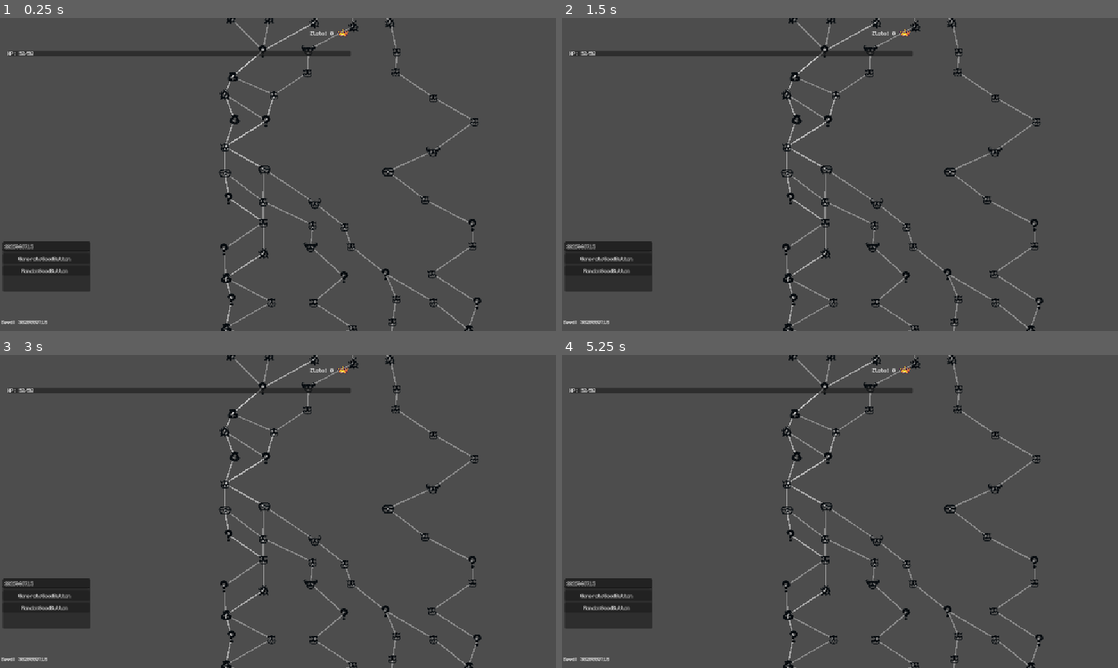
Above: before the commit, frames 1-4 (two rows, left to right).
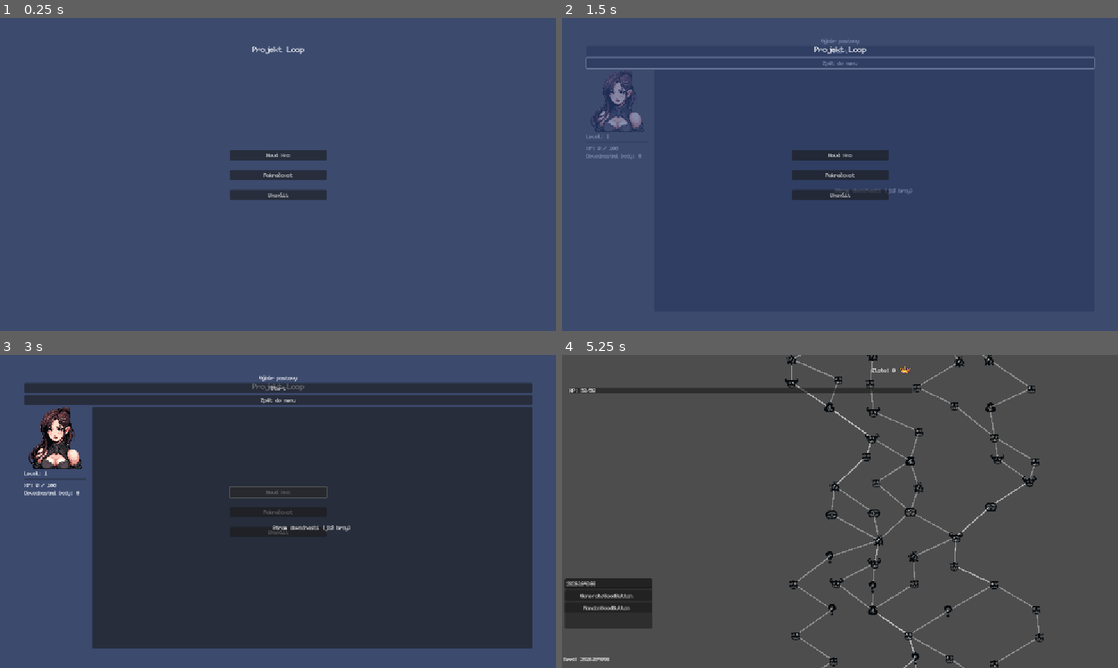
Above: after the commit, the same moments.

Repository: Nasshor01/Projekt-Loop
Game: Godot game, scene res://main.tscn
Same seed, same stepped clock (60 frames per second), same inputs: the game is played once before the commit and once after it.
Inputs (mouse positions are in pixels of both pictures, inside the frame that each line leads up to):
- Up to frame 1 (0.25 s): no input
- Up to frame 2 (1.5 s): click (840, 155) at 0.5 s, where only the run after the commit has a clickable "Nová Hra"; click (840, 61) at 1.25 s, where only the run after the commit has a clickable "Zpět do menu"
- Up to frame 3 (3 s): click (278, 398) at 2 s, where only the run after the commit has a clickable "Zpět do menu"; click (278, 492) at 2.75 s, where only the run after the commit has a clickable "Nová Hra"
- Up to frame 4 (5.25 s): click (840, 511) at 3.5 s, where only the run after the commit has a clickable "Pokračovat"; click (840, 530) at 4.25 s, where only the run after the commit has a clickable "Ukončit"; click (840, 386) at 5 s, where only the run after the commit has a clickable "Start"

The runs differ from the first frame. In frame 1, 100% of the frame differs, in the area x 0-100%, y 0-100%; in frame 2, 100%; in frame 3, 98%; in frame 4, 4.9%.

Commit message:
přidaný nový savemanager, mainmenu, opravvy v gamemanageru a spousty noveho kontentu

Diff:
--- a/project.godot
+++ b/project.godot
@@ -23,6 +23,7 @@
 
 PlayerData="*res://scripts/autoload/PlayerData.gd"
 GameManager="*res://scripts/autoload/GameManager.gd"
+SaveManager="*res://scripts/autoload/SaveManager.gd"
 
 [display]
 
--- /dev/null
+++ b/scenes/CharSelect/CharacterScreen.gd
@@ -0,0 +1,35 @@
+# Soubor: scenes/ui/CharacterScreen.gd (NOVÝ SKRIPT)
+extends Control
+
+# Cesty k uzlům, ujisti se, že odpovídají tvé scéně
+@onready var level_label: Label = $MarginContainer/VBoxContainer/HSplitContainer/LeftPanel/LevelLabel
+@onready var xp_bar: ProgressBar = $MarginContainer/VBoxContainer/HSplitContainer/LeftPanel/XPBar
+@onready var xp_label: Label = $MarginContainer/VBoxContainer/HSplitContainer/LeftPanel/XPLabel
+@onready var points_label: Label = $MarginContainer/VBoxContainer/HSplitContainer/LeftPanel/PointsLabel
+@onready var start_button: Button = $MarginContainer/VBoxContainer/VBoxContainer/StartButton
+@onready var back_button: Button = $MarginContainer/VBoxContainer/VBoxContainer/BackButton
+
+func _ready():
+	start_button.pressed.connect(_on_start_pressed)
+	back_button.pressed.connect(_on_back_pressed)
+	update_display()
+
+func update_display():
+	# Načteme data ze SaveManageru
+	var meta = SaveManager.meta_progress
+	var xp_needed = SaveManager.get_xp_for_next_level()
+
+	# Aktualizujeme UI
+	level_label.text = "Level: %d" % meta.player_level
+	points_label.text = "Dovednostní body: %d" % meta.skill_points
+	xp_label.text = "XP: %d / %d" % [meta.total_xp, xp_needed]
+
+	# Nastavíme ProgressBar
+	xp_bar.max_value = xp_needed
+	xp_bar.value = meta.total_xp
+
+func _on_start_pressed():
+	GameManager.start_new_run()
+
+func _on_back_pressed():
+	get_tree().change_scene_to_file("res://scenes/ui/MainMenu.tscn")
--- /dev/null
+++ b/scenes/CharSelect/CharacterScreen.tscn
@@ -0,0 +1,88 @@
+[gd_scene load_steps=3 format=3 uid="uid://bvyeogw4m1mmk"]
+
+[ext_resource type="Script" uid="uid://c68st28udgsme" path="res://scenes/CharSelect/CharacterScreen.gd" id="1_ao84h"]
+[ext_resource type="Texture2D" uid="uid://dxwv0ss2gox45" path="res://art/icons/20.png" id="2_7b6ns"]
+
+[node name="CharacterScreen" type="Control"]
+layout_mode = 3
+anchors_preset = 15
+anchor_right = 1.0
+anchor_bottom = 1.0
+grow_horizontal = 2
+grow_vertical = 2
+script = ExtResource("1_ao84h")
+
+[node name="Background" type="TextureRect" parent="."]
+layout_mode = 1
+anchors_preset = 15
+anchor_right = 1.0
+anchor_bottom = 1.0
+grow_horizontal = 2
+grow_vertical = 2
+
+[node name="MarginContainer" type="MarginContainer" parent="."]
+layout_mode = 1
+anchors_preset = 15
+anchor_right = 1.0
+anchor_bottom = 1.0
+grow_horizontal = 2
+grow_vertical = 2
+theme_override_constants/margin_left = 50
+theme_override_constants/margin_top = 50
+theme_override_constants/margin_right = 50
+theme_override_constants/margin_bottom = 50
+
+[node name="VBoxContainer" type="VBoxContainer" parent="MarginContainer"]
+layout_mode = 2
+
+[node name="VBoxContainer" type="VBoxContainer" parent="MarginContainer/VBoxContainer"]
+layout_mode = 2
+
+[node name="TitleLabel" type="Label" parent="MarginContainer/VBoxContainer/VBoxContainer"]
+layout_mode = 2
+text = "Výběr postavy"
+horizontal_alignment = 1
+
+[node name="StartButton" type="Button" parent="MarginContainer/VBoxContainer/VBoxContainer"]
+layout_mode = 2
+text = "Start"
+
+[node name="BackButton" type="Button" parent="MarginContainer/VBoxContainer/VBoxContainer"]
+layout_mode = 2
+text = "Zpět do menu"
+
+[node name="HSplitContainer" type="HSplitContainer" parent="MarginContainer/VBoxContainer"]
+custom_minimum_size = Vector2(0, 500)
+layout_mode = 2
+
+[node name="LeftPanel" type="VBoxContainer" parent="MarginContainer/VBoxContainer/HSplitContainer"]
+layout_mode = 2
+
+[node name="Portrait" type="TextureRect" parent="MarginContainer/VBoxContainer/HSplitContainer/LeftPanel"]
+layout_mode = 2
+texture = ExtResource("2_7b6ns")
+
+[node name="LevelLabel" type="Label" parent="MarginContainer/VBoxContainer/HSplitContainer/LeftPanel"]
+layout_mode = 2
+text = "Level: 1"
+
+[node name="XPBar" type="ProgressBar" parent="MarginContainer/VBoxContainer/HSplitContainer/LeftPanel"]
+layout_mode = 2
+step = 1.0
+show_percentage = false
+
+[node name="XPLabel" type="Label" parent="MarginContainer/VBoxContainer/HSplitContainer/LeftPanel"]
+layout_mode = 2
+text = "XP: 0 / 100"
+
+[node name="PointsLabel" type="Label" parent="MarginContainer/VBoxContainer/HSplitContainer/LeftPanel"]
+layout_mode = 2
+text = "Dovednostní body: 0"
+
+[node name="RightPanel" type="PanelContainer" parent="MarginContainer/VBoxContainer/HSplitContainer"]
+layout_mode = 2
+
+[node name="Label" type="Label" parent="MarginContainer/VBoxContainer/HSplitContainer/RightPanel"]
+layout_mode = 2
+text = "Strom dovedností (již brzy)"
+horizontal_alignment = 1
--- /dev/null
+++ b/scenes/ui/MainMenu.gd
@@ -0,0 +1,12 @@
+# Soubor: scenes/ui/MainMenu.gd (SPRÁVNÁ VERZE)
+extends Control
+
+@onready var new_game_button: Button = $VBoxContainer/new_game_button
+
+func _ready():
+	new_game_button.pressed.connect(_on_new_game_pressed)
+
+func _on_new_game_pressed():
+	# Řekneme GameManageru, aby přešel na obrazovku výběru postavy.
+	# UŽ NEPOUŽÍVÁME change_scene_to_file!
+	GameManager.go_to_character_screen()
--- /dev/null
+++ b/scenes/ui/MainMenu.tscn
@@ -0,0 +1,62 @@
+[gd_scene load_steps=2 format=3 uid="uid://84hu14gu8cci"]
+
+[ext_resource type="Script" uid="uid://vlpay230evw1" path="res://scenes/ui/MainMenu.gd" id="1_vjtqc"]
+
+[node name="MainMenu" type="Control"]
+layout_mode = 3
+anchors_preset = 15
+anchor_right = 1.0
+anchor_bottom = 1.0
+grow_horizontal = 2
+grow_vertical = 2
+script = ExtResource("1_vjtqc")
+
+[node name="ColorRect" type="ColorRect" parent="."]
+layout_mode = 1
+anchors_preset = 15
+anchor_right = 1.0
+anchor_bottom = 1.0
+grow_horizontal = 2
+grow_vertical = 2
+color = Color(0.189524, 0.285629, 0.525426, 0.588235)
+
+[node name="Label" type="Label" parent="."]
+layout_mode = 1
+anchors_preset = 5
+anchor_left = 0.5
+anchor_right = 0.5
+offset_left = -54.0
+offset_top = 54.0
+offset_right = 54.0
+offset_bottom = 73.104
+grow_horizontal = 2
+theme_override_font_sizes/font_size = 24
+text = "Projekt Loop"
+
+[node name="VBoxContainer" type="VBoxContainer" parent="."]
+custom_minimum_size = Vector2(200, 100)
+layout_mode = 1
+anchors_preset = 8
+anchor_left = 0.5
+anchor_top = 0.5
+anchor_right = 0.5
+anchor_bottom = 0.5
+offset_left = -100.0
+offset_top = -51.5
+offset_right = 100.0
+offset_bottom = 51.5
+grow_horizontal = 2
+grow_vertical = 2
+theme_override_constants/separation = 20
+
+[node name="new_game_button" type="Button" parent="VBoxContainer"]
+layout_mode = 2
+text = "Nová Hra"
+
+[node name="load_game_button" type="Button" parent="VBoxContainer"]
+layout_mode = 2
+text = "Pokračovat"
+
+[node name="quit_game_button" type="Button" parent="VBoxContainer"]
+layout_mode = 2
+text = "Ukončit"
--- a/scripts/autoload/GameManager.gd
+++ b/scripts/autoload/GameManager.gd
@@ -1,10 +1,11 @@
-# Soubor: scripts/autoload/GameManager.gd
-# POPIS: Přidány diagnostické výpisy pro odhalení chyby.
+# Soubor: scripts/autoload/GameManager.gd (Kombinace funkčního základu a nové logiky)
 extends Node
 
 const PlayerClassData = preload("res://data/classes/Tank.tres")
 const PlayerSubclassData = preload("res://data/classes/Paladin.tres")
 
+var main_menu_scene = "res://scenes/ui/MainMenu.tscn"
+var character_screen_scene = "res://scenes/CharSelect/CharacterScreen.tscn"
 var map_scene = "res://scenes/map/Map.tscn"
 var battle_scene = "res://scenes/battle/BattleScene.tscn"
 var reward_scene = "res://scenes/rewards/RewardScene.tscn"
@@ -13,7 +14,6 @@
 var shop_scene = "res://scenes/shop/ShopScene.tscn"
 var rest_scene = "res://scenes/camp/RestScene.tscn"
 var global_ui_scene = preload("res://scenes/ui/GlobalUI.tscn")
-
 
 var current_scene: Node = null
 var current_seed: int
@@ -26,10 +26,10 @@
 var last_battle_gold_reward: int = 0
 
 func _ready():
-	# PŘIDÁNO: Vytvoříme instanci globálního UI a přidáme ji jako přímého potomka GameManageru
 	global_ui_instance = global_ui_scene.instantiate()
 	add_child(global_ui_instance)
-	start_new_run()
+	# ZMĚNA 1: Hra se nespustí rovnou, ale zobrazí hlavní menu.
+	_change_scene(main_menu_scene)
 
 func start_new_run(seed = null):
 	if seed == null:
@@ -41,7 +41,6 @@
 	print("Zahajuji nový běh se seedem: ", current_seed)
 
 	has_saved_camera_state = false
-
 	current_map_data = null
 	PlayerData.initialize_player(PlayerClassData, PlayerSubclassData)
 	PlayerData.start_new_run_state()
@@ -57,23 +56,25 @@
 	if player_won:
 		print("Hráč vyhrál! Přecházím na obrazovku odměn.")
 
-		# PŘIDÁNO: Výpočet odměny ve zlatě
-		# Zde si můžete nastavit logiku, jakou chcete.
-		# Například podle typu encounteru.
-		if current_encounter.encounter_type == EncounterData.EncounterType.ELITE:
+		if current_encounter and current_encounter.encounter_type == EncounterData.EncounterType.ELITE:
 			last_battle_gold_reward = randi_range(40, 60)
-		elif current_encounter.encounter_type == EncounterData.EncounterType.BOSS:
+		elif current_encounter and current_encounter.encounter_type == EncounterData.EncounterType.BOSS:
 			last_battle_gold_reward = randi_range(90, 110)
-		else: # Běžný souboj
+		else:
 			last_battle_gold_reward = randi_range(15, 25)
 
 		print("Hráč získává %d zlata." % last_battle_gold_reward)
 
 		_change_scene(reward_scene)
 	else:
-		print("Hráč prohrál! Přecházím na obrazovku Game Over.")
-		_change_scene(game_over_scene)
+		# ZMĚNA 2: Když hráč prohraje, spočítáme XP a vrátíme se do hlavního menu
+		print("Hráč prohrál!")
+		var xp_earned = PlayerData.floors_cleared * 10
+		SaveManager.add_xp(xp_earned)
+		_change_scene(main_menu_scene)
 
+func go_to_character_screen():
+	_change_scene(character_screen_scene)
 
 func reward_chosen():
 	print("Odměna vybrána, vracím se na mapu.")
@@ -102,40 +103,27 @@
 func _change_scene(scene_path: String):
 	print("DEBUG: Pokouším se změnit scénu na: ", scene_path)
 
-	# Zkontrolujeme, jestli instance GlobalUI existuje, než na ni budeme volat metody.
 	if is_instance_valid(global_ui_instance):
-		if scene_path == map_scene:
+		if scene_path == map_scene or scene_path == battle_scene:
 			global_ui_instance.show()
-			global_ui_instance.show_hp() # Na mapě HP chceme vidět
-		elif scene_path == battle_scene:
-			global_ui_instance.show()
-			global_ui_instance.hide_hp() # V bitvě HP schováme
-		elif scene_path == rest_scene:
+			if scene_path == map_scene:
+				global_ui_instance.show_hp()
+			else:
+				global_ui_instance.hide_hp()
+		else:
 			global_ui_instance.hide()
-		else:
-			# V ostatních scénách (shop, odměny, poklad) schováme celé GlobalUI
-			global_ui_instance.hide()
-	# -------------------------------------------------
 
-	# Zbytek funkce pro změnu scény
 	if is_instance_valid(current_scene):
-		print("DEBUG: Mažu starou scénu: ", current_scene.scene_file_path)
 		current_scene.queue_free()
 
 	var new_scene_resource = load(scene_path)
 
 	if new_scene_resource:
-		print("DEBUG: Zdroj scény načten úspěšně.")
 		current_scene = new_scene_resource.instantiate()
 
 		if is_instance_valid(current_scene):
-			print("DEBUG: Scéna instancována úspěšně. Přidávám do stromu.")
-
-			# --- PŘIDANÁ LOGIKA PRO ODMĚNY ---
-			# Pokud je nová scéna obrazovkou odměn, předáme jí vypočítané zlato.
 			if scene_path == reward_scene:
 				current_scene.gold_reward = last_battle_gold_reward
-			# -----------------------------------
 
 			if "encounter_data" in current_scene:
 				current_scene.encounter_data = current_encounter
--- a/scripts/autoload/PlayerData.gd
+++ b/scripts/autoload/PlayerData.gd
@@ -21,12 +21,14 @@
 var current_hp: int = 50
 var artifacts: Array[ArtifactsData] = []
 var gold: int = 0
+var floors_cleared: int = 0
 
 
 var path_taken: Array[MapNodeResource] = []
 
 func get_current_node() -> MapNodeResource:
 	if not path_taken.is_empty():
+		floors_cleared = path_taken.size()
 		return path_taken.back()
 	return null
 
@@ -34,6 +36,7 @@
 	current_hp = max_hp
 	path_taken.clear()
 	artifacts.clear()
+	floors_cleared = 0
 	emit_signal("artifacts_changed")
 
 	gold = 0
--- /dev/null
+++ b/scripts/autoload/SaveManager.gd
@@ -0,0 +1,54 @@
+# Soubor: scripts/autoload/SaveManager.gd (UPRAVENÁ VERZE)
+extends Node
+
+const SAVE_PATH = "user://meta_progress.res"
+var meta_progress: MetaProgress
+
+func _ready():
+	load_meta_progress()
+
+# --- PŘIDANÉ FUNKCE PRO VÝPOČET LEVELU ---
+# Jednoduchý vzorec, který určuje, kolik XP je potřeba na další level.
+# Můžeš si ho později libovolně ztížit.
+func get_xp_for_next_level() -> int:
+	return meta_progress.player_level * 100
+
+# Funkce, která zkontroluje, jestli došlo k postupu na další level.
+func _check_for_level_up():
+	var xp_needed = get_xp_for_next_level()
+	# Pokud máme dostatek XP, opakujeme, pro případ více levelů najednou
+	while meta_progress.total_xp >= xp_needed:
+		# Odečteme XP potřebné pro tento level
+		meta_progress.total_xp -= xp_needed
+		# Zvýšíme level a přidáme dovednostní bod
+		meta_progress.player_level += 1
+		meta_progress.skill_points += 1
+		print("GRATULACE! Hráč postoupil na level %d." % meta_progress.player_level)
+		# Přepočítáme XP potřebné pro NOVÝ, vyšší level
+		xp_needed = get_xp_for_next_level()
+# ----------------------------------------------
+
+func save_meta_progress():
+	var error = ResourceSaver.save(meta_progress, SAVE_PATH)
+	if error != OK:
+		printerr("Chyba při ukládání meta-progrese! Kód chyby: ", error)
+	else:
+		print("Meta-progrese úspěšně uložena.")
+
+func load_meta_progress():
+	if ResourceLoader.exists(SAVE_PATH):
+		meta_progress = ResourceLoader.load(SAVE_PATH)
+		print("Meta-progrese načtena.")
+	else:
+		meta_progress = MetaProgress.new()
+		print("Žádná uložená data nenalezena, vytvářím nová.")
+
+# --- UPRAVENÁ FUNKCE PRO PŘIDÁNÍ XP ---
+func add_xp(amount: int):
+	meta_progress.total_xp += amount
+	print("Hráč získal %d XP. Celkem: %d" % [amount, meta_progress.total_xp])
+
+	# Po přidání XP vždy zkontrolujeme, jestli to stačilo na nový level
+	_check_for_level_up()
+
+	save_meta_progress()
--- /dev/null
+++ b/scripts/data/MetaProgress.gd
@@ -0,0 +1,8 @@
+# Soubor: scripts/data/MetaProgress.gd (NOVÝ SKRIPT)
+class_name MetaProgress
+extends Resource
+
+@export var total_xp: int = 0
+@export var player_level: int = 1
+# PŘIDÁNO: Počet bodů, které může hráč utratit ve stromu dovedností
+@export var skill_points: int = 0
Binary file added: art/icons/20.png
Not shown, added: art/icons/20.png.import
Not shown, added: scenes/CharSelect/CharacterScreen.gd.uid
Not shown, added: scenes/ui/MainMenu.gd.uid
Not shown, added: scripts/autoload/SaveManager.gd.uid
Not shown, added: scripts/data/MetaProgress.gd.uid
